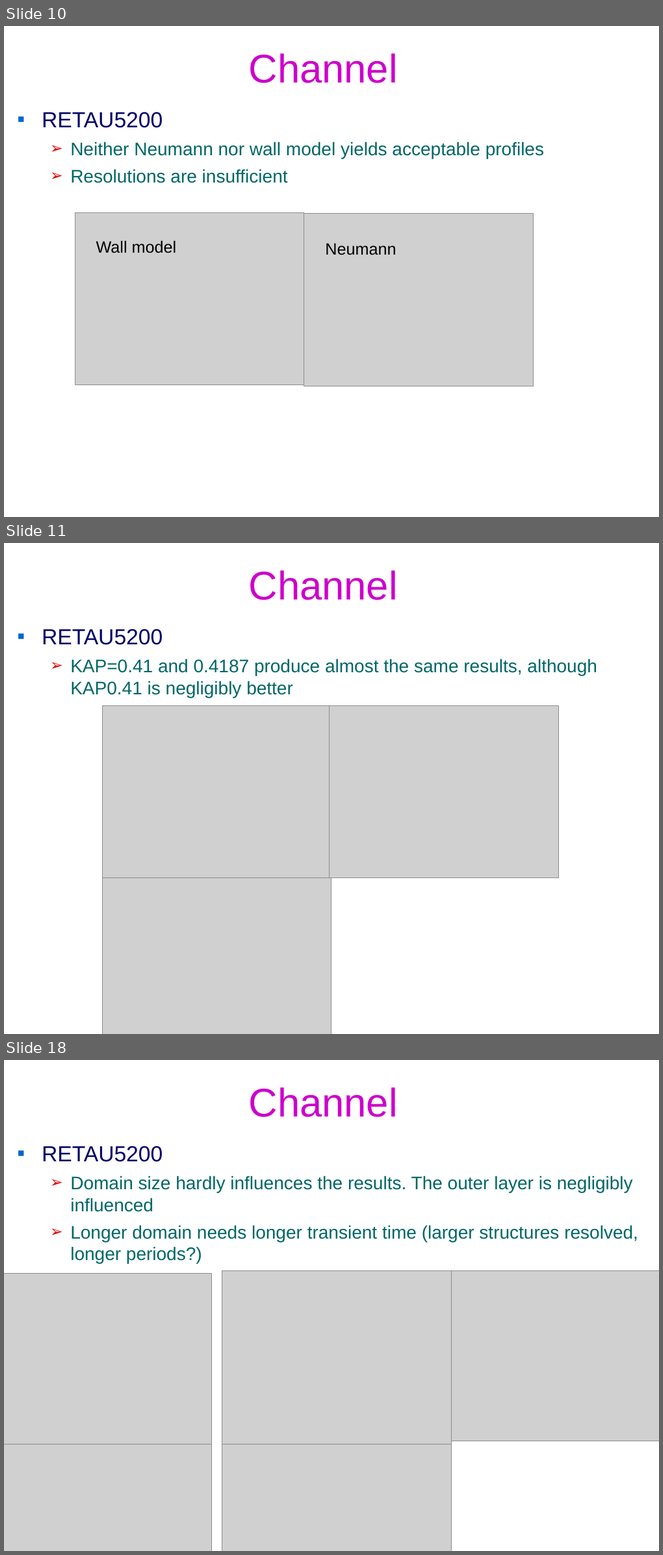
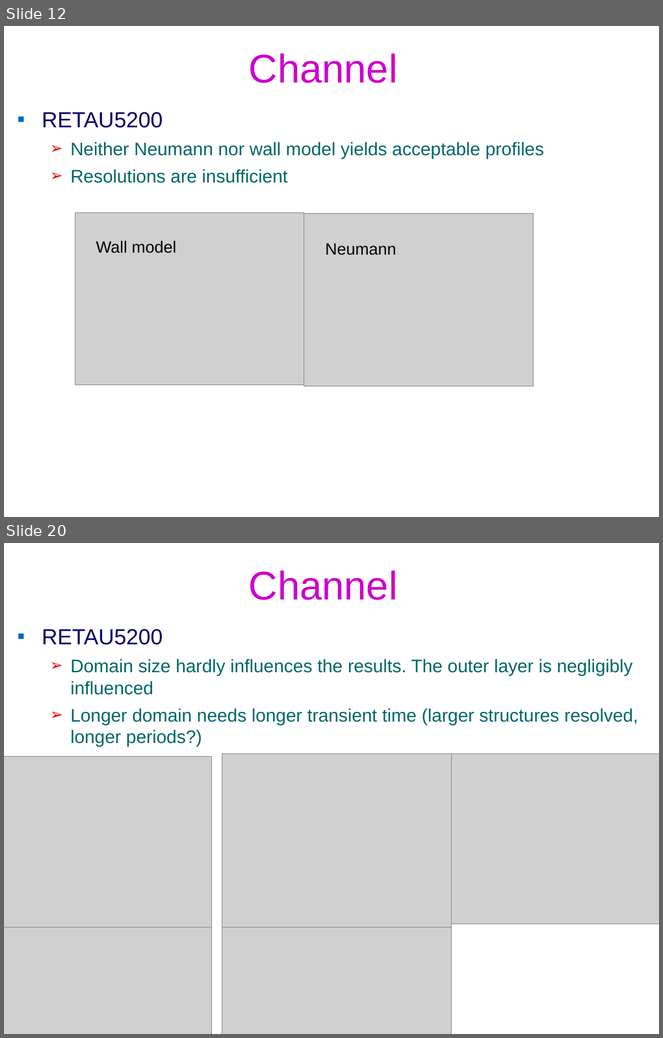
Before and after one commit to federicoVerolini/CaLES, a slide deck: docs/vv.pptx. Shown one above the other, each under a label of ours: slides 10, 11 and 18 before the commit, slides 12 and 20 after it; the slides between them are not shown. The pictures are 663x1555 and 663x1038 pixels, drawn with LibreOffice and Linux fonts; fonts in the diff are those of the drawing; grey boxes stand for pictures; background and template pictures are left out. Boxes give left, top, right and bottom in pixels: in the first picture for what was removed or moved away, otherwise in the second. Text is boxed around its words. In the diff, an @@ line names an element or a change of style, - is before the commit and + after.

```diff
--- a/docs/vv.pptx
+++ b/docs/vv.pptx
@@ slide 11 removed at box(4, 543, 659, 1034), background #FFFFFF @@
@@ title removed at box(249, 570, 398, 600) @@
-Channel
@@ text removed at box(42, 629, 597, 698) @@
-▪ RETAU5200
-  ➢ KAP=0.41 and 0.4187 produce almost the same results, although KAP0.41 is negligibly better
@@ picture removed at box(102, 706, 332, 878) @@
@@ picture removed at box(329, 705, 558, 878) @@
@@ picture removed at box(102, 878, 332, 1034) @@
@@ what was slide 10 is now slide 12 @@
@@ what was slide 18 is now slide 20 @@
```
Also in this commit, not shown: 9 slides changed, 5 slides added, 3 other slides removed, 4 other files.
